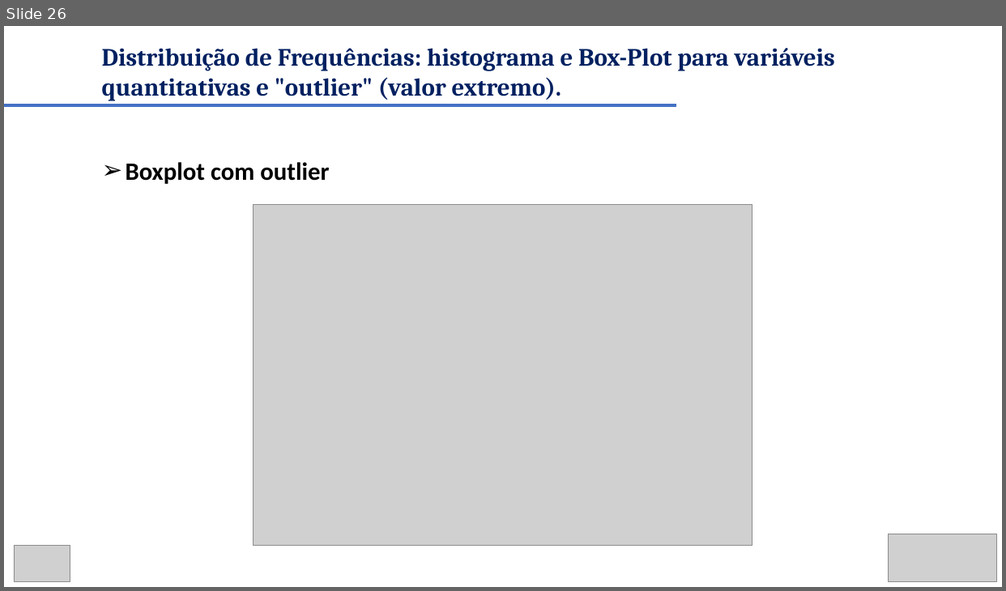
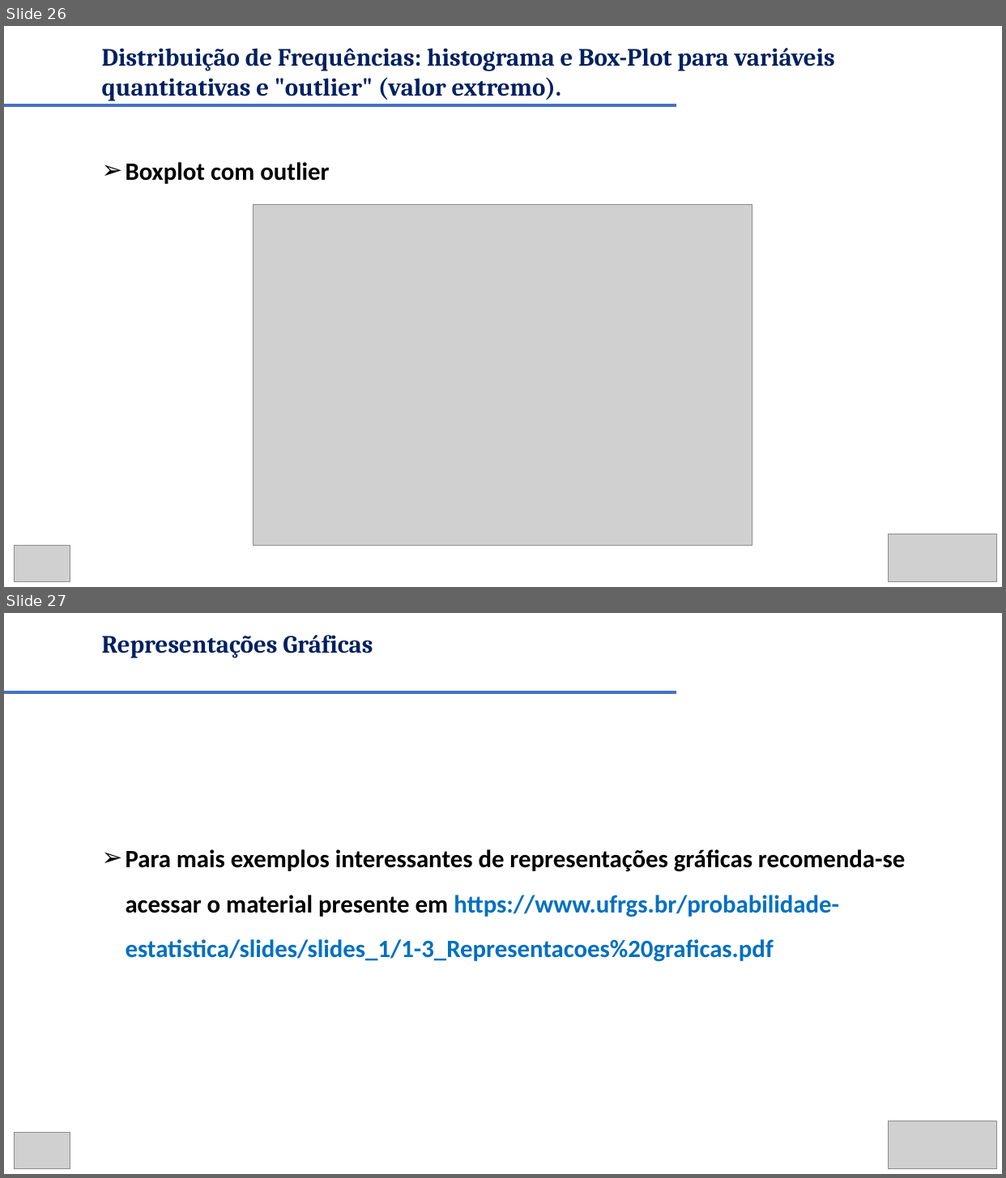
Before and after one commit to renanxcortes/teaching, a slide deck: Metodos_Estatisticos/slides/semana_1_a_2.pptx. Shown one above the other, each under a label of ours: slide 26 before the commit, slides 26 and 27 after it. The pictures are 1006x591 and 1006x1178 pixels, drawn with LibreOffice and Linux fonts; fonts in the diff are those of the drawing; grey boxes stand for pictures. Boxes give left, top, right and bottom in pixels: in the first picture for what was removed or moved away, otherwise in the second. Text is boxed around its words. In the diff, an @@ line names an element or a change of style, - is before the commit and + after.

```diff
--- a/Metodos_Estatisticos/slides/semana_1_a_2.pptx
+++ b/Metodos_Estatisticos/slides/semana_1_a_2.pptx
@@ slide 27 added at [4,613,1002,1174], background #FFFFFF @@
@@ text added at [102,635,373,658], 24 pt, text #002060, bold @@
+Representações Gráficas
@@ line added from (4, 692) to (676, 692), #4472C4 3 pt @@
@@ text added at [126,850,905,962], 24 pt, text #0070C0, bold @@
+➢ Para mais exemplos interessantes de representações gráficas recomenda-se acessar o material presente em https://www.ufrgs.br/probabilidade-estatistica/slides/slides_1/1-3_Representacoes%20graficas.pdf
@@ picture added at [889,1122,997,1169] @@
@@ picture added at [14,1132,70,1169] @@
```
Also in this commit, not shown: 4 other files.
